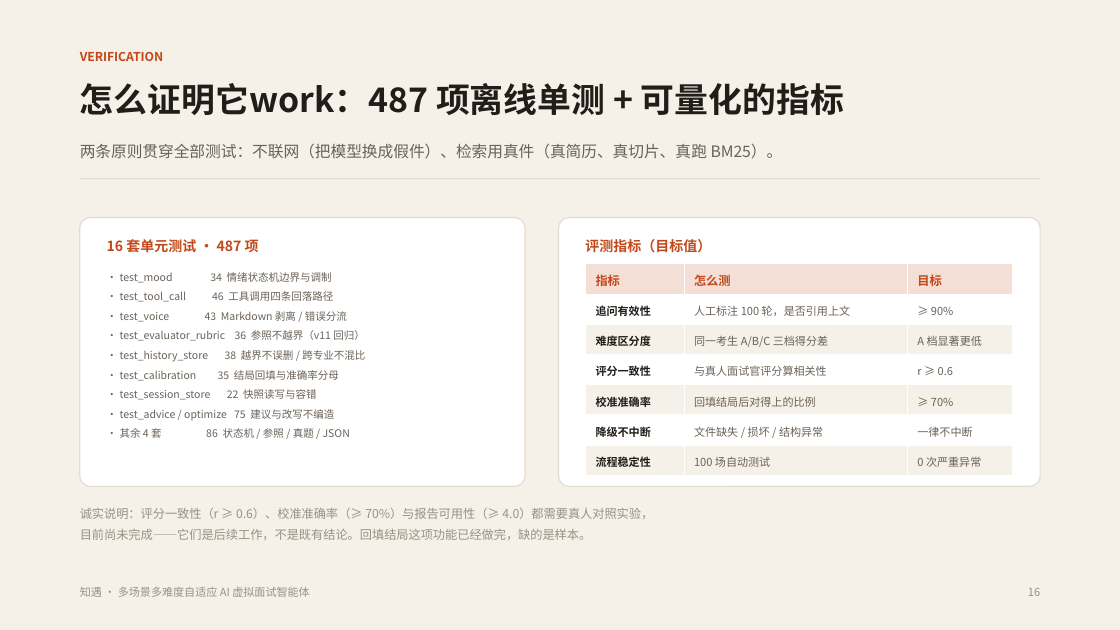
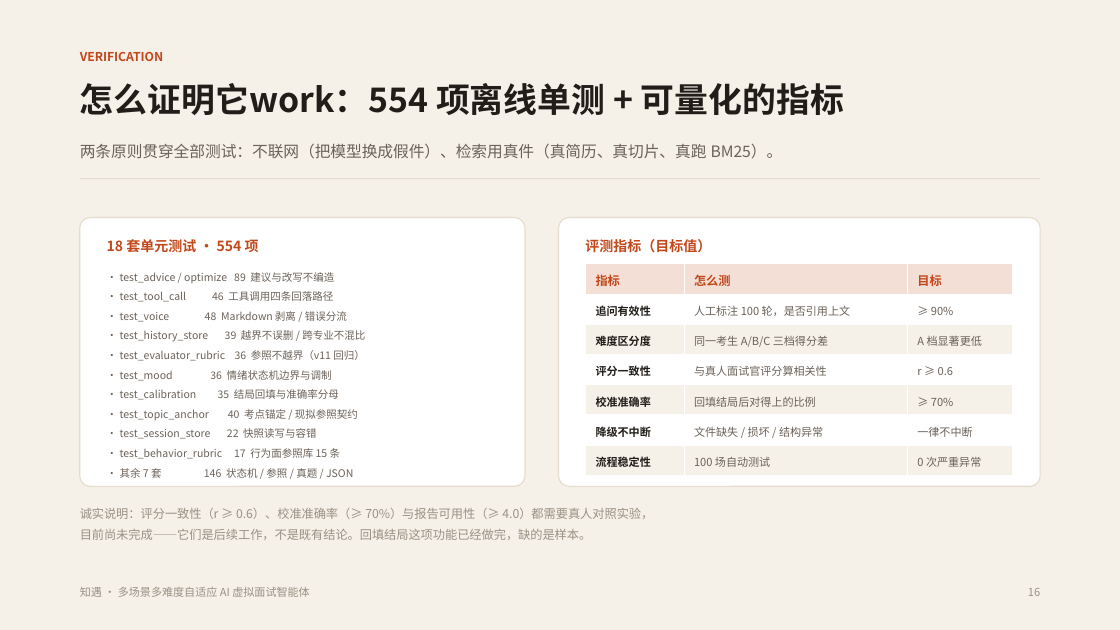
Before and after one commit to shuangxingxi/zhiyu-interview, a slide deck: slide 16 of 知遇-AI虚拟面试官-答辩.pptx. Drawn at 1120x630 pixels with LibreOffice and Linux fonts; fonts in the diff are those of the drawing. Boxes give left, top, right and bottom in pixels: in the first picture for what was removed or moved away, otherwise in the second. Text is boxed around its words. In the diff, an @@ line names an element or a change of style, - is before the commit and + after.

Commit message:
feat(v17): 行为面参照库、考点锚定与现拟参照；修三类超时缺陷；补项目说明文档
三大真实缺陷（真跑一场面试 + 逐角色计时发现）：
- 报告类角色共用 15 秒 read 超时：coach 23.0s / advisor 22.8s / resume 27.5s，
  实测连试 6 次全超时。按角色分开，报告路径放宽到 90 秒。
- 考点级判定整段归零：面试官自拟考点超出参照库 -> rubric_check 为空 ->
  报告「考点级判定/档位分布」静默消失。改为三层处置（锚定判定 / 提示词两档 /
  允许评估官现场现拟 3~5 条必中要点并标 source=library|generated），报告三态渲染。
- 语音合成卡 184.6 秒：voice.py 三类调用共用一个 60 秒超时，而 SDK 默认
  max_retries=2，一次失败实际等 180 秒。拆成 TTS 25s / 纠错 20s / 转写 60s，
  三处一律 max_retries=0，失败阈值 2 -> 1；实测 184.6s -> 27.3s。

行为面原先没有任何评分参照（15 条考点在 6 个专业桶里一条都没有），
报告对行为面永远是空的。新增 rubric_behavior.json 独立文件承载 15 条参照，
不并进 rubrics.json（顶层键必须保持「专业名」这一不变式）。

查漏补 4 处：
- format_transcript 加 tag_topics 参数，默认关——教练与建议官的提示词里
  从没解释过【考点：…】，只有评估官需要。
- 报告三态的第二态补 JD 收尾块，否则判定为空时闭环在「只练没过的」这一步断掉。
- jd_match.mastery 显式跳过 source=generated，不再依赖「现拟行恰好不在库」。
- 修正答辩 PPT 分套明细合计（其余 7 套应为 146）。

文档与产物：项目说明.md/.docx（含运行环境实测）+ 生成器；README/DESIGN/
答辩 PPT 口径统一到 18 套 554 例。

测试：16 套 492 -> 18 套 554，全过。

```diff
--- a/知遇-AI虚拟面试官-答辩.pptx
+++ b/知遇-AI虚拟面试官-答辩.pptx
@@ text at [80,83,844,115]: text changed @@
-怎么证明它work：487 项离线单测 + 可量化的指标
+怎么证明它work：554 项离线单测 + 可量化的指标
@@ text at [107,237,259,255]: text changed @@
-16 套单元测试 · 487 项
+18 套单元测试 · 554 项
@@ text at [120,272,334,283]: text changed @@
-· test_mood 34 情绪状态机边界与调制
+· test_advice / optimize 89 建议与改写不编造
@@ text at [120,311,365,342]: text changed @@
-· test_voice 43 Markdown 剥离 / 错误分流
+· test_voice 48 Markdown 剥离 / 错误分流
+· test_history_store 39 越界不误删 / 跨专业不混比
@@ text at [120,370,332,381]: text changed @@
-· test_history_store 38 越界不误删 / 跨专业不混比
+· test_mood 36 情绪状态机边界与调制
@@ text at [120,409,358,421]: paragraph added @@
+· test_topic_anchor 40 考点锚定 / 现拟参照契约
@@ text at [120,448,353,478]: text changed @@
-· test_advice / optimize 75 建议与改写不编造
-· 其余 4 套 86 状态机 / 参照 / 真题 / JSON
+· test_behavior_rubric 17 行为面参照库 15 条
+· 其余 7 套 146 状态机 / 参照 / 真题 / JSON
```
Also in this commit, not shown: 3 other slides changed, 17 other files.
